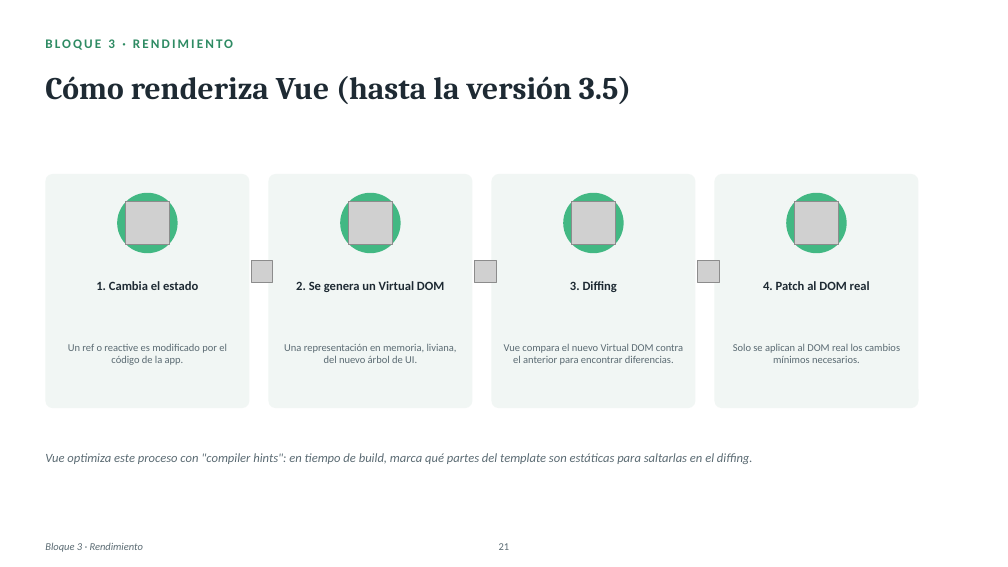
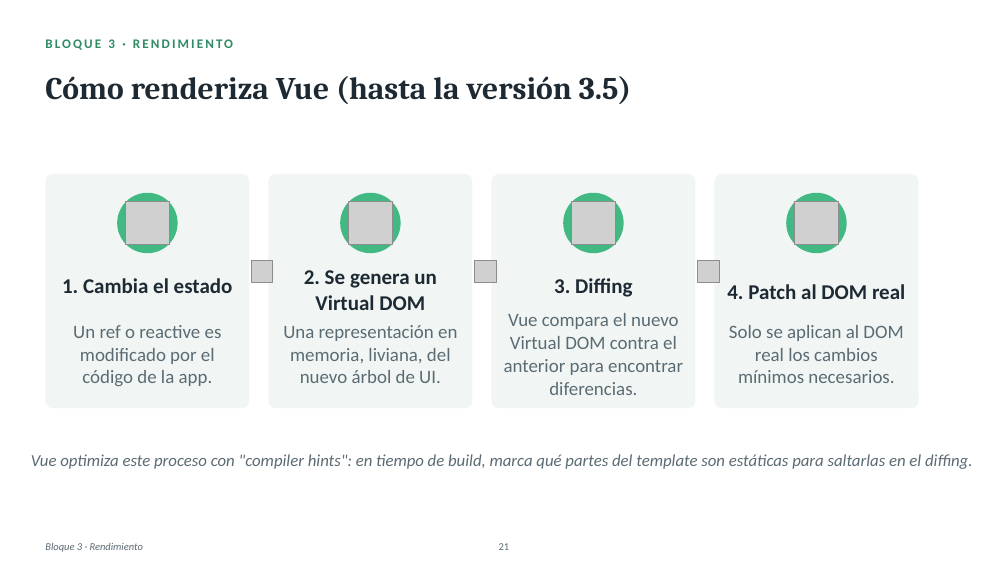
Before and after one commit to Agro-Ros-DSS-UTN/PoC, a slide deck: slide 22 of Vue_vs_React_PoC (2).pptx. Drawn at 1008x567 pixels with LibreOffice and Linux fonts; fonts in the diff are those of the drawing; grey boxes stand for pictures. Boxes give left, top, right and bottom in pixels: in the first picture for what was removed or moved away, otherwise in the second. Text is boxed around its words. In the diff, an @@ line names an element or a change of style, - is before the commit and + after.

```diff
--- a/Vue_vs_React_PoC (2).pptx
+++ b/Vue_vs_React_PoC (2).pptx
@@ size 12 to 20 pt in 4 elements at [62,278,233,293], [554,278,632,297], [727,284,905,299], [304,270,437,310] @@
@@ text "2. Se genera un Virtual ...": place and size @@
-text "2. Se genera un Virtual ..." at [296,281,444,292]
+text "2. Se genera un Virtual ..." at [304,270,437,310]
@@ size 10 to 18 pt in 4 elements at [73,325,222,386], [283,325,457,383], [504,313,683,395], [729,325,903,383] @@
@@ text "Vue optimiza este proceso con ...": place and size @@
-text "Vue optimiza este proceso con ..." at [45,453,753,464]
+text "Vue optimiza este proceso con ..." at [31,454,972,469]
@@ text "Vue optimiza este proceso con ..." at [31,454,972,469]: size 12 to 16 pt @@
```
Also in this commit, not shown: 34 other slides changed.
